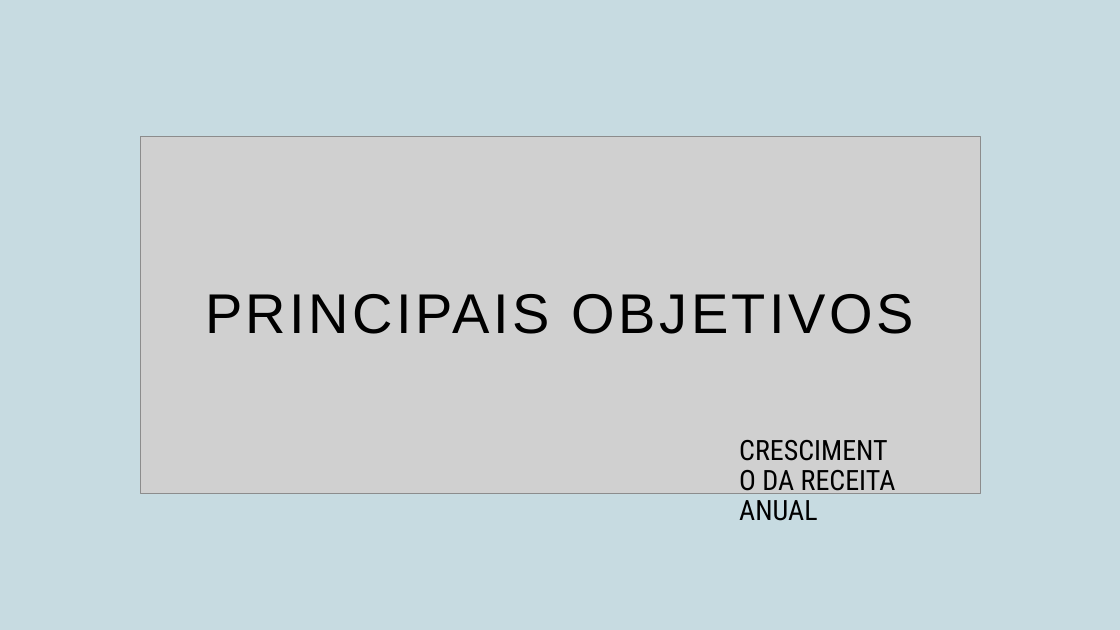
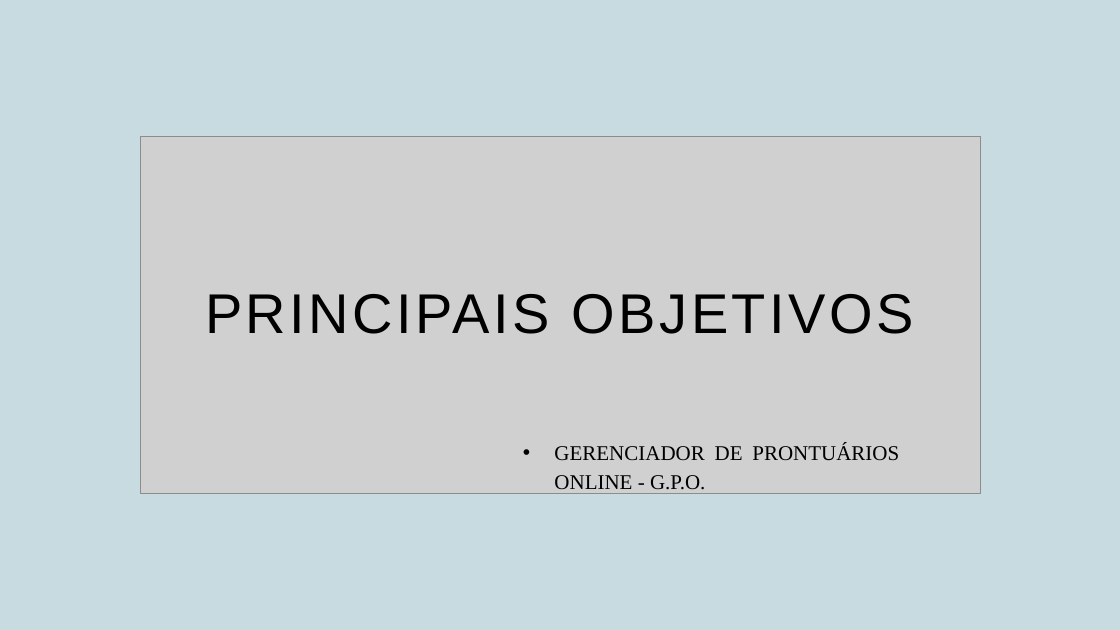
Before and after one commit to tbgbarros/PI-2-DSM2SEM, a slide deck: slide 4 of APRESENTAÇÕES/GPO.pptx. Drawn at 1120x630 pixels with LibreOffice and Linux fonts; fonts in the diff are those of the drawing; grey boxes stand for pictures. Boxes give left, top, right and bottom in pixels: in the first picture for what was removed or moved away, otherwise in the second. Text is boxed around its words. In the diff, an @@ line names an element or a change of style, - is before the commit and + after.

```diff
--- a/APRESENTAÇÕES/GPO.pptx
+++ b/APRESENTAÇÕES/GPO.pptx
@@ text at [554,444,899,494]: text changed; size 24 to 18 pt; font Roboto Condensed to Times New Roman @@
-CRESCIMENTO DA RECEITA ANUAL
+• GERENCIADOR DE PRONTUÁRIOS ONLINE - G.P.O.
```
Also in this commit, not shown: 2 other slides changed, 1 slide added, 1 slide removed.
